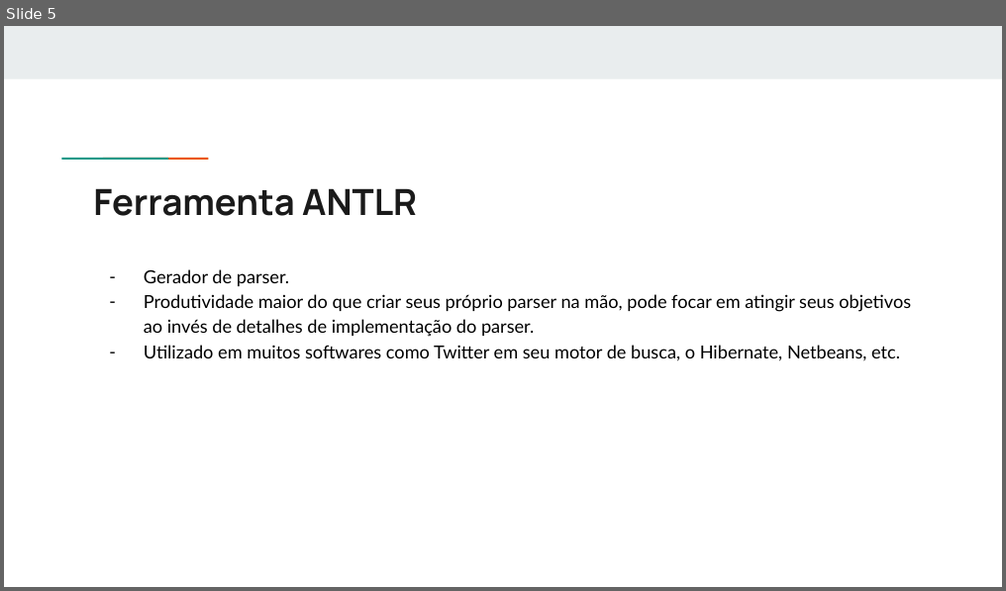
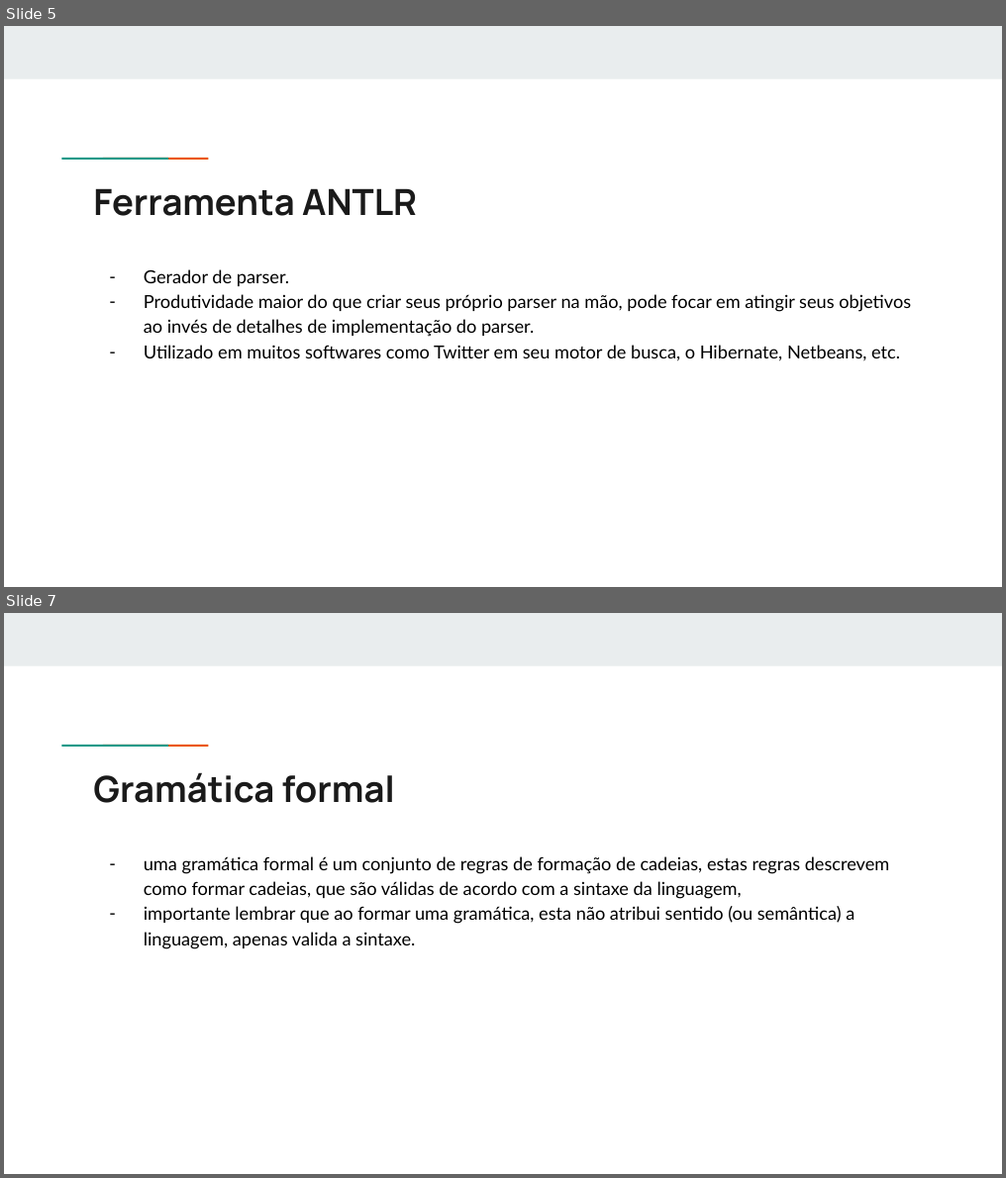
Before and after one commit to fernandohre/metodo, a slide deck: Apresentação ANTLR.pptx. Shown one above the other, each under a label of ours: slide 5 before the commit, slides 5 and 7 after it; the slides between them are not shown. The pictures are 1006x591 and 1006x1178 pixels, drawn with LibreOffice and Linux fonts; fonts in the diff are those of the drawing. Boxes give left, top, right and bottom in pixels: in the first picture for what was removed or moved away, otherwise in the second. Text is boxed around its words. In the diff, an @@ line names an element or a change of style, - is before the commit and + after.

```diff
--- a/Apresentação ANTLR.pptx
+++ b/Apresentação ANTLR.pptx
@@ slide 7 added at box(4, 613, 1002, 1174), background #FFFFFF; not listed: 3 template elements that a slide beside it also shows @@
@@ title added at box(93, 772, 395, 803), 26 pt, text #1A1A1A, bold @@
+Gramática formal
@@ text added at box(144, 857, 890, 950), 13 pt, text #000000 @@
+– uma gramática formal é um conjunto de regras de formação de cadeias, estas regras descrevem como formar cadeias, que são válidas de acordo com a sintaxe da linguagem,
+– importante lembrar que ao formar uma gramática, esta não atribui sentido (ou semântica) a linguagem, apenas valida a sintaxe.
```
Also in this commit, not shown: 2 slides changed, 4 other slides added, 3 slides removed.
